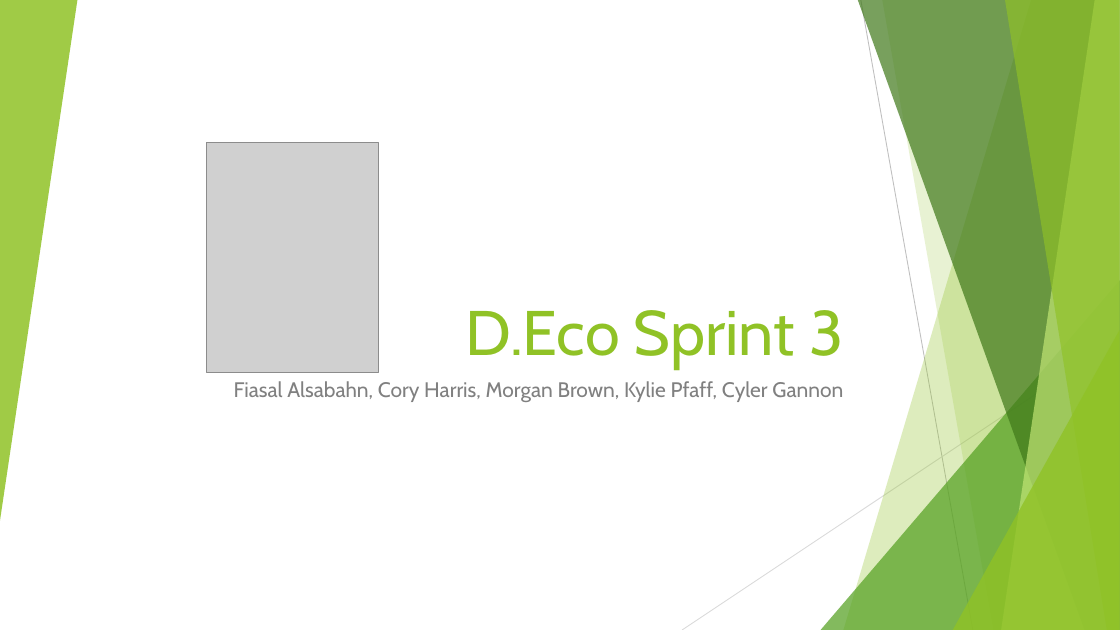
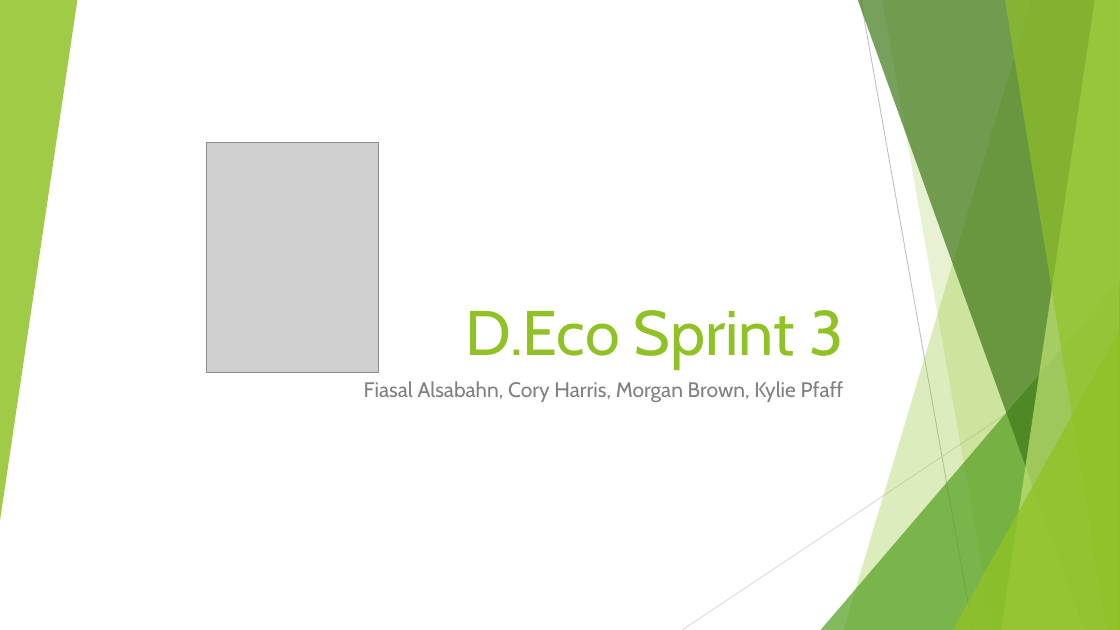
Before and after one commit to DEco-DUCS/D.Eco_Design, a slide deck: slide 1 of Sprint3/Sprint 3 Client Presenation.pptx. Drawn at 1120x630 pixels with LibreOffice and Linux fonts; fonts in the diff are those of the drawing; grey boxes stand for pictures. Boxes give left, top, right and bottom in pixels: in the first picture for what was removed or moved away, otherwise in the second. Text is boxed around its words. In the diff, an @@ line names an element or a change of style, - is before the commit and + after.

Commit message:
Small changes to Presentation

```diff
--- a/Sprint3/Sprint 3 Client Presenation.pptx
+++ b/Sprint3/Sprint 3 Client Presenation.pptx
@@ subtitle at [364,381,844,402]: text changed @@
-Fiasal Alsabahn, Cory Harris, Morgan Brown, Kylie Pfaff, Cyler Gannon
+Fiasal Alsabahn, Cory Harris, Morgan Brown, Kylie Pfaff
```
Also in this commit, not shown: 7 other slides changed.
